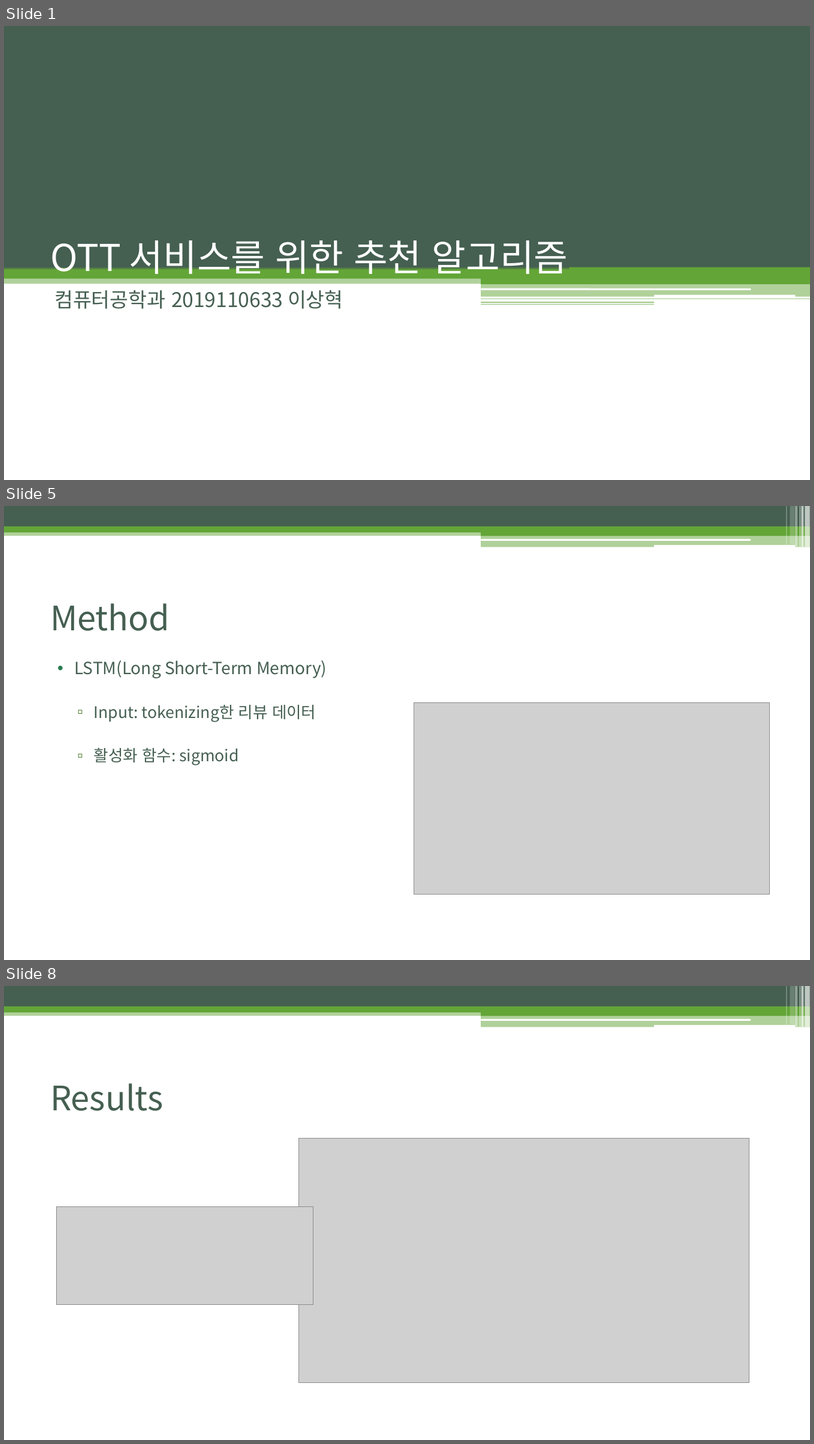
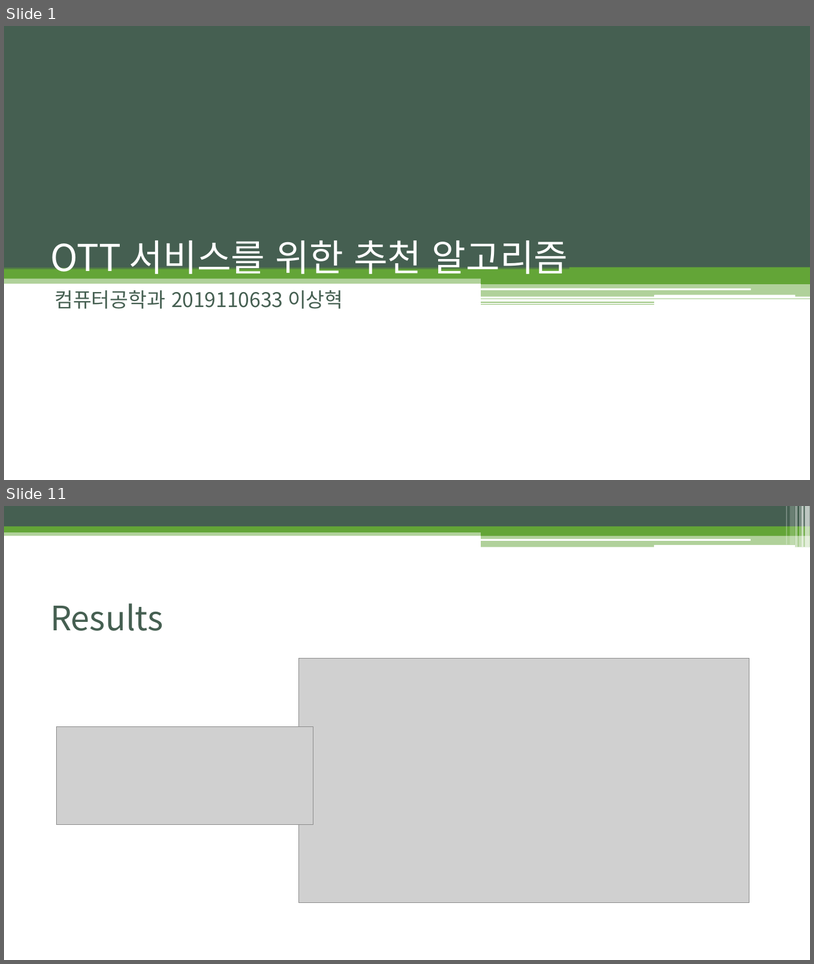
Before and after one commit to lsh0107/2022capstone2, a slide deck: 2019110633 이상혁 발표.pptx. Shown one above the other, each under a label of ours: slides 1, 5 and 8 before the commit, slides 1 and 11 after it; the slides between them are not shown. The pictures are 814x1444 and 814x964 pixels, drawn with LibreOffice and Linux fonts; fonts in the diff are those of the drawing; grey boxes stand for pictures. Boxes give left, top, right and bottom in pixels: in the first picture for what was removed or moved away, otherwise in the second. Text is boxed around its words. In the diff, an @@ line names an element or a change of style, - is before the commit and + after.

```diff
--- a/2019110633 이상혁 발표.pptx
+++ b/2019110633 이상혁 발표.pptx
@@ slide 5 removed at bbox=[4, 506, 810, 960], background #FFFFFF; not listed: 13 template elements that a slide beside it also shows @@
@@ title removed at bbox=[50, 603, 170, 631] @@
-Method
@@ text removed at bbox=[74, 660, 327, 765] @@
-• LSTM(Long Short-Term Memory)
-  ▫ Input: tokenizing한 리뷰 데이터
-  ▫ 활성화 함수: sigmoid
@@ picture removed at bbox=[414, 703, 770, 894] @@
@@ what was slide 8 is now slide 11 @@
```
Also in this commit, not shown: 3 slides changed, 4 slides added, 2 other slides removed.
